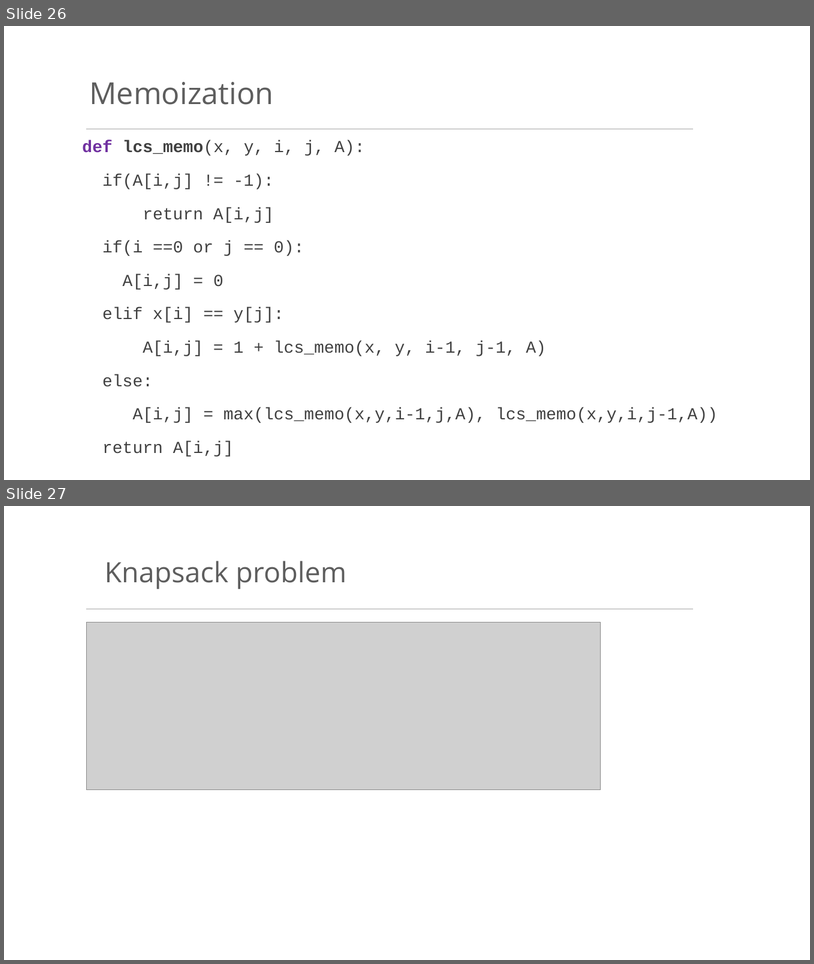
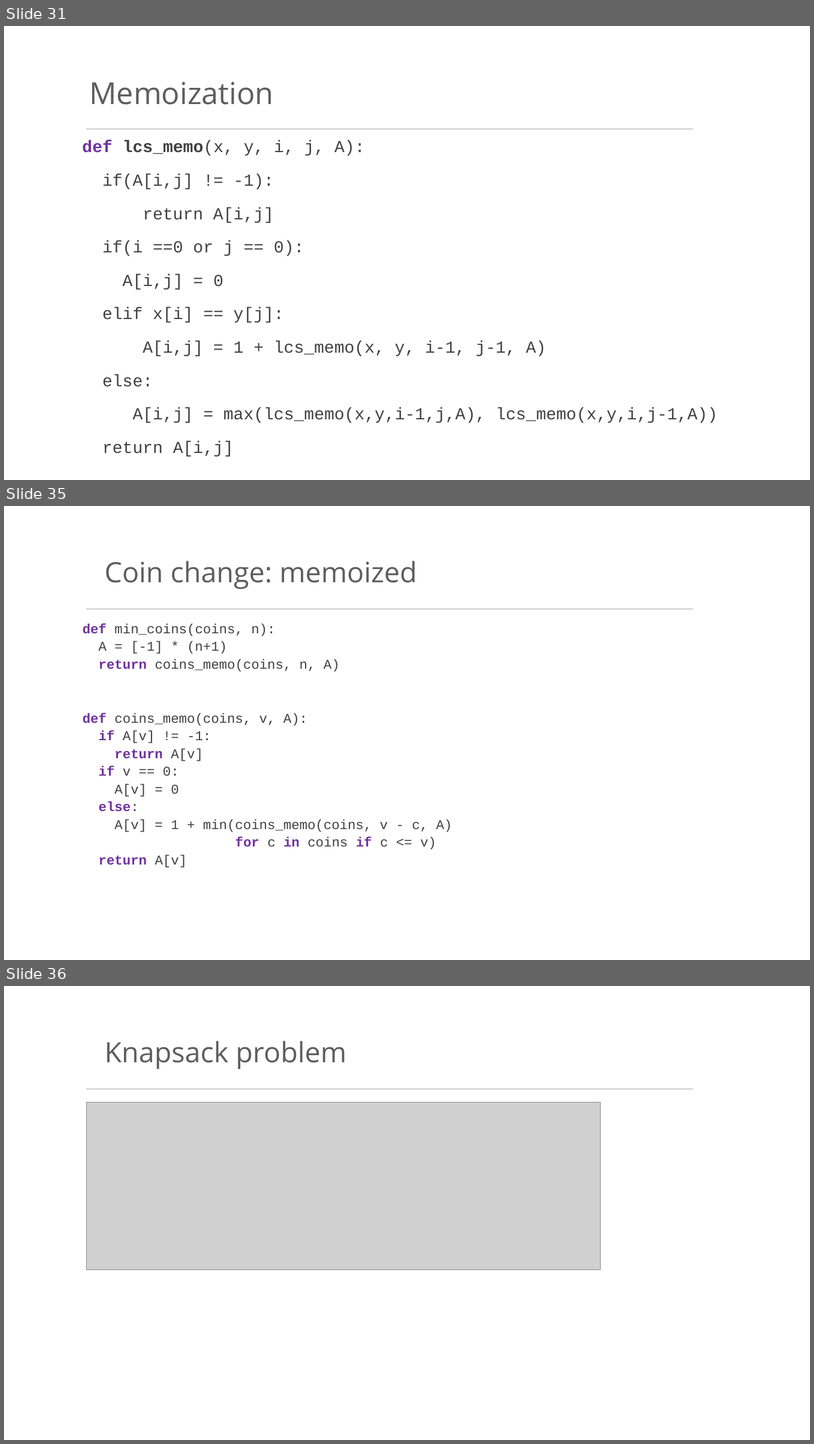
Before and after one commit to bwilder0/10607-f2026, a slide deck: files/lecture_8.pptx. Shown one above the other, each under a label of ours: slides 26 and 27 before the commit, slides 31, 35 and 36 after it; the slides between them are not shown. The pictures are 814x964 and 814x1444 pixels, drawn with LibreOffice and Linux fonts; fonts in the diff are those of the drawing; grey boxes stand for pictures; background and template pictures are left out. Boxes give left, top, right and bottom in pixels: in the first picture for what was removed or moved away, otherwise in the second. Text is boxed around its words. In the diff, an @@ line names an element or a change of style, - is before the commit and + after.

```diff
--- a/files/lecture_8.pptx
+++ b/files/lecture_8.pptx
@@ slide 35 added at (x1=4, y1=506, x2=810, y2=960), background #FFFFFF; not listed: 1 template element that a slide beside it also shows @@
@@ text added at (x1=105, y1=561, x2=417, y2=589), 33.3 pt, text #5D5D5D @@
+Coin change: memoized
@@ text added at (x1=83, y1=624, x2=340, y2=672), 16 pt, text #404040 @@
+def min_coins(coins, n):
+A = [-1] * (n+1)
+return coins_memo(coins, n, A)
@@ text added at (x1=83, y1=712, x2=453, y2=867), 16 pt, text #404040 @@
+def coins_memo(coins, v, A):
+if A[v] != -1:
+return A[v]
+if v == 0:
+A[v] = 0
+else:
+A[v] = 1 + min(coins_memo(coins, v - c, A)
+for c in coins if c <= v)
+return A[v]
@@ what was slide 26 is now slide 31 @@
@@ what was slide 27 is now slide 36 @@
```
Also in this commit, not shown: 11 other slides added.
